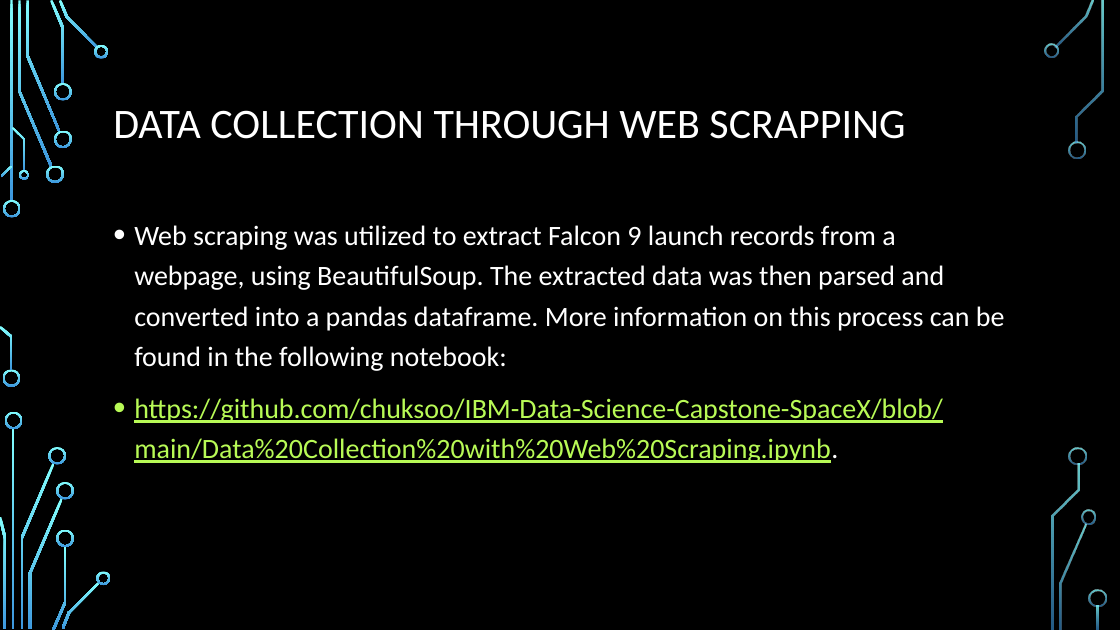
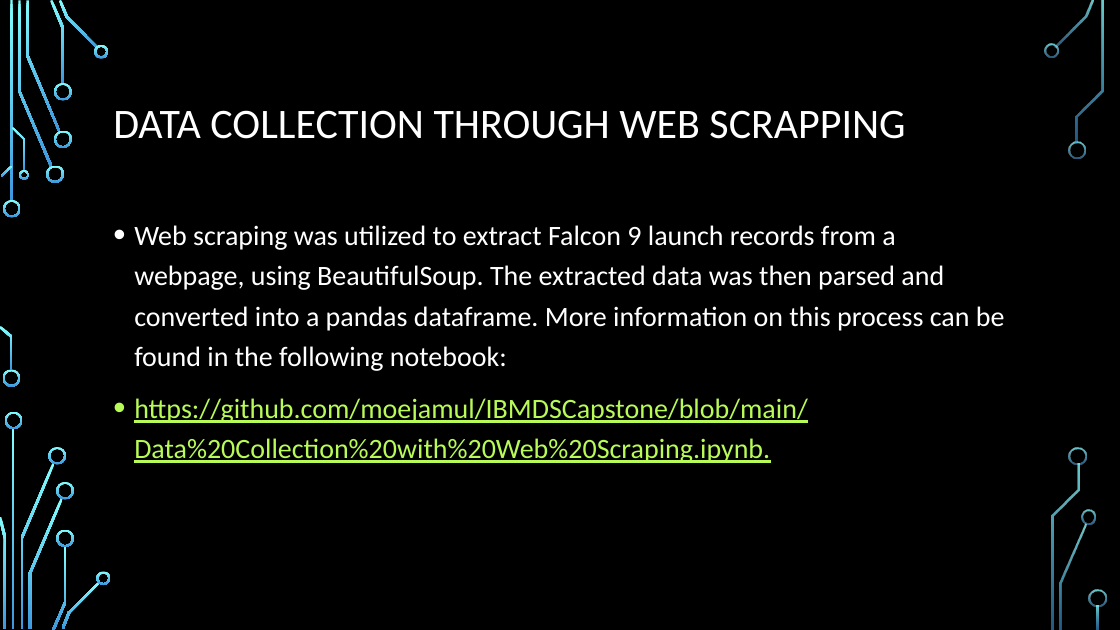
Before and after one commit to moejamul/IBMDSCapstone, a slide deck: slide 8 of Mohamad Jammoul-Presentation.pptx. Drawn at 1120x630 pixels with LibreOffice and Linux fonts; fonts in the diff are those of the drawing; background and template pictures are left out. Boxes give left, top, right and bottom in pixels: in the first picture for what was removed or moved away, otherwise in the second. Text is boxed around its words. In the diff, an @@ line names an element or a change of style, - is before the commit and + after.

```diff
--- a/Mohamad Jammoul-Presentation.pptx
+++ b/Mohamad Jammoul-Presentation.pptx
@@ text at [134,398,808,463]: text changed @@
-• https://github.com/chuksoo/IBM-Data-Science-Capstone-SpaceX/blob/main/Data%20Collection%20with%20Web%20Scraping.ipynb.
+• https://github.com/moejamul/IBMDSCapstone/blob/main/Data%20Collection%20with%20Web%20Scraping.ipynb.
```
Also in this commit, not shown: 5 other slides changed, 1 other file.
